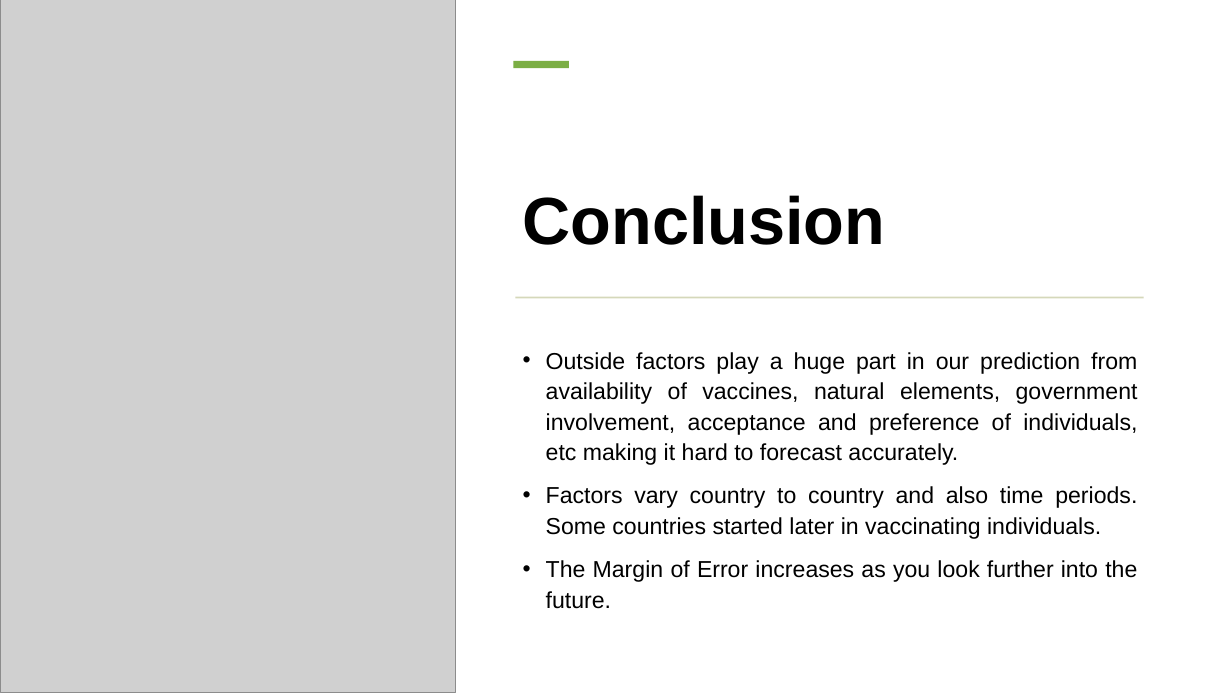
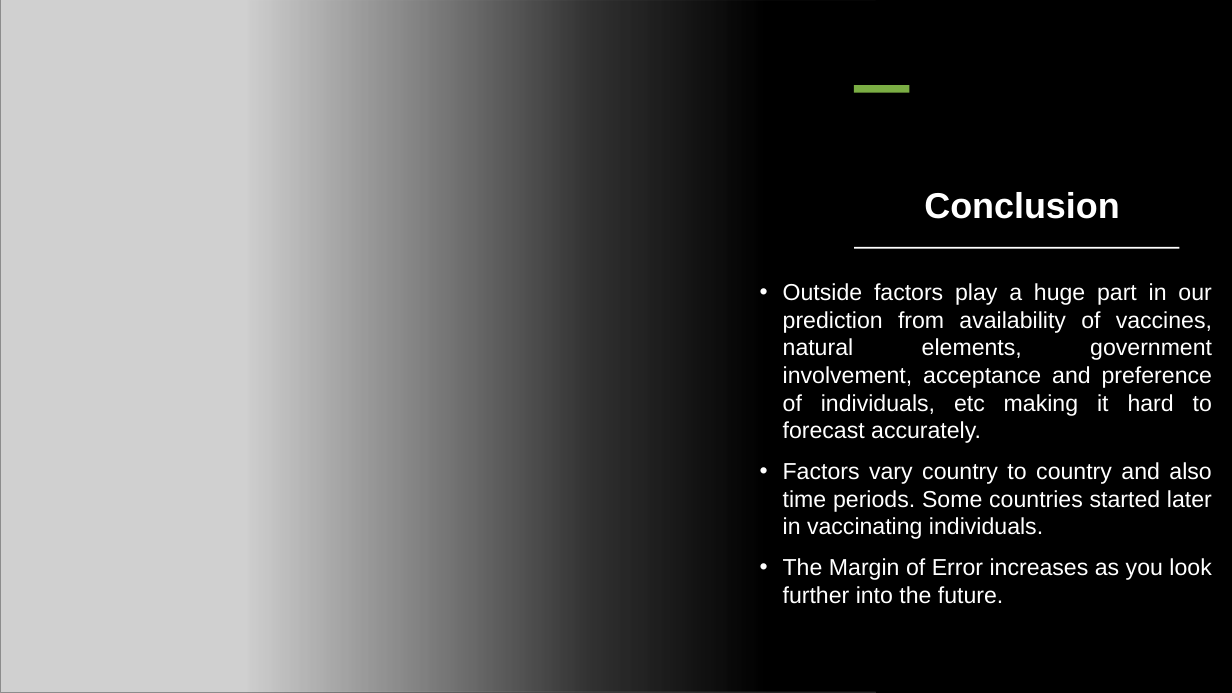
Before and after one commit to jeffbednar/Final_Project, a slide deck: slide 5 of Final_Project.pptx. Drawn at 1232x693 pixels with LibreOffice and Linux fonts; fonts in the diff are those of the drawing; grey boxes stand for pictures. Boxes give left, top, right and bottom in pixels: in the first picture for what was removed or moved away, otherwise in the second. Text is boxed around its words. In the diff, an @@ line names an element or a change of style, - is before the commit and + after.

```diff
--- a/Final_Project.pptx
+++ b/Final_Project.pptx
@@ background #FFFFFF to #000000 @@
@@ picture resized from (x1=0, y1=0, x2=456, y2=693) to (x1=0, y1=0, x2=876, y2=693) @@
@@ rectangle at (x1=0, y1=0, x2=1232, y2=693): fill #FFFFFF to #000000 @@
@@ rectangle at (x1=56, y1=0, x2=1185, y2=204): fill #FFFFFF to #000000; outline #EEEFE3 0.75 pt to #FEFEFE 0.75 pt; shadow changed @@
@@ rectangle at (x1=57, y1=0, x2=1185, y2=203): fill #FFFFFF to #000000 @@
@@ rectangle added at (x1=246, y1=0, x2=1232, y2=693), fill gradient #000000 @@
@@ rectangle moved from (x1=514, y1=61, x2=569, y2=68) to (x1=854, y1=85, x2=909, y2=92) @@
@@ title "Conclusion" moved from (x1=523, y1=195, x2=886, y2=245) to (x1=924, y1=192, x2=1119, y2=219) @@
@@ title "Conclusion" at (x1=924, y1=192, x2=1119, y2=219): size 52 to 28 pt, text colour #000000 to #FFFFFF; alignment left to centre @@
@@ rectangle added at (x1=854, y1=247, x2=1179, y2=249), fill #FFFFFF @@
@@ rectangle removed at (x1=516, y1=297, x2=1144, y2=299) @@
@@ text "Outside factors play a huge ..." moved from (x1=546, y1=352, x2=1138, y2=609) to (x1=783, y1=283, x2=1212, y2=604) @@
@@ text "Outside factors play a huge ..." at (x1=783, y1=283, x2=1212, y2=604): text colour #000000 to #FFFFFF; line spacing 1.1 to 1 @@
```
Also in this commit, not shown: 1 other slide changed.
